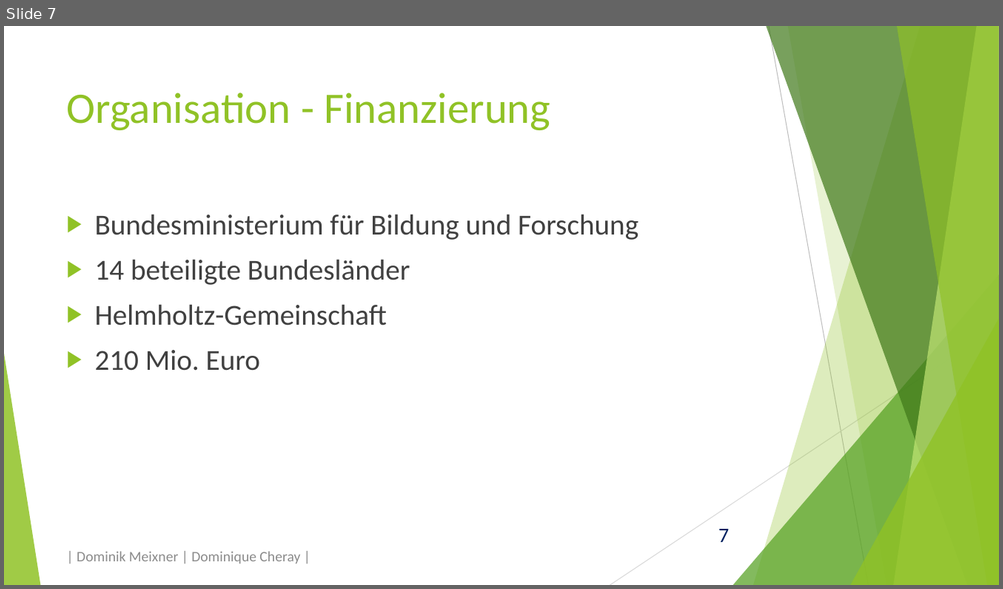
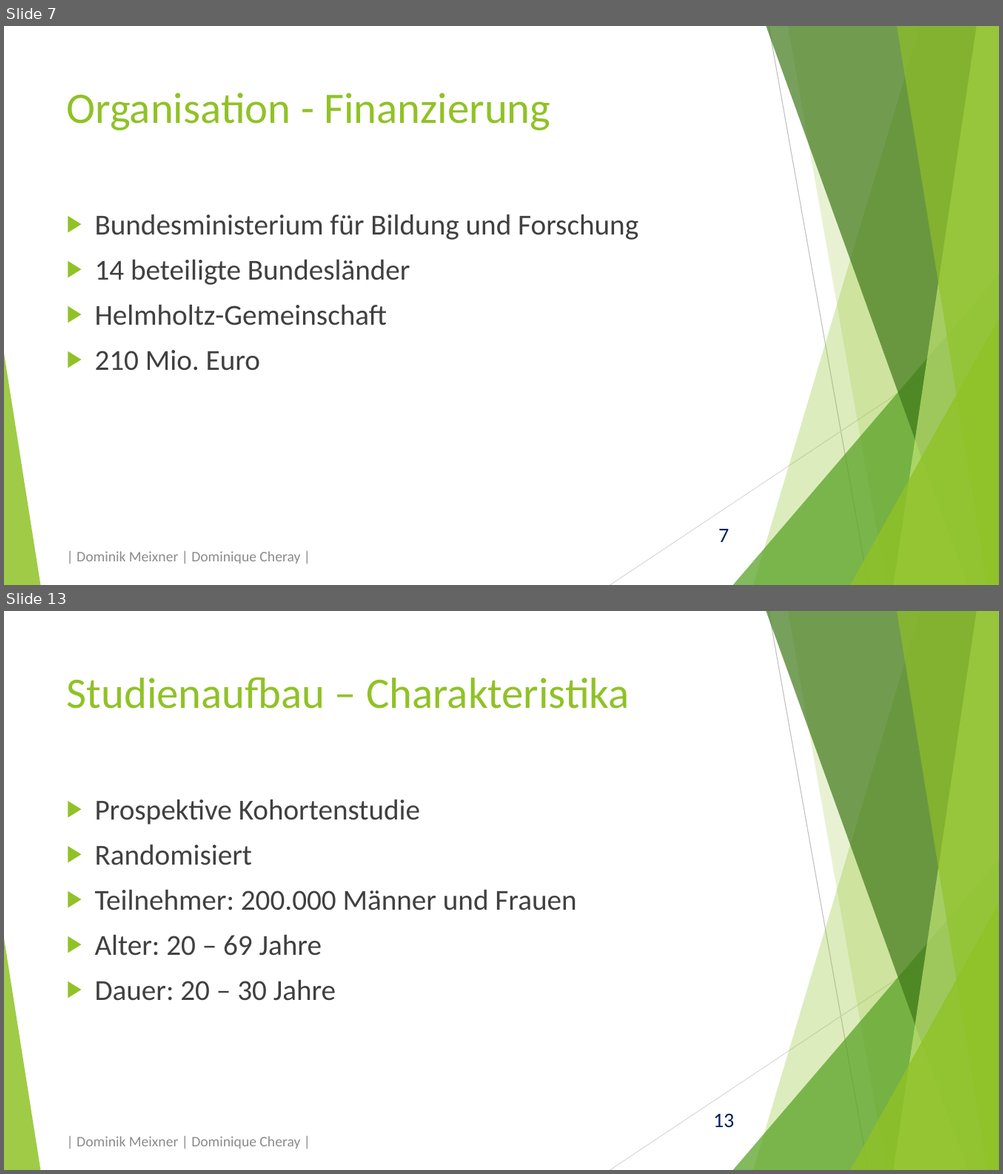
Before and after one commit to domeix/BlaBla, a slide deck: NationaleKohorte/NationaleKohortePraes.pptx. Shown one above the other, each under a label of ours: slide 7 before the commit, slides 7 and 13 after it; the slides between them are not shown. The pictures are 1003x589 and 1003x1174 pixels, drawn with LibreOffice and Linux fonts; fonts in the diff are those of the drawing. Boxes give left, top, right and bottom in pixels: in the first picture for what was removed or moved away, otherwise in the second. Text is boxed around its words. In the diff, an @@ line names an element or a change of style, - is before the commit and + after.

Commit message:
Präsentation Nationale Kohorte ist fertig
Hab die Präsentation fertig gemacht. Sind genau 22 Folien geworden.
Inklusive diverser Titelfolien. Ich dachte das würde mehr werden. Aber
inhaltlich gibt es nichts, was ich noch erwähnenswert finde. Das was man
noch labern könnte, interessiert doch keinen. Oder ist die
Entstehungsgeschichte interessant? Ich finde nicht.

```diff
--- a/NationaleKohorte/NationaleKohortePraes.pptx
+++ b/NationaleKohorte/NationaleKohortePraes.pptx
@@ slide 13 added at (4,611,999,1170), background #FFFFFF; not listed: 11 template elements that a slide beside it also shows @@
@@ title added at (67,677,629,709), 42 pt, text #90C226 @@
+Studienaufbau – Charakteristika
@@ text added at (95,799,576,1001), 28 pt, text #404040 @@
+▶ Prospektive Kohortenstudie
+▶ Randomisiert
+▶ Teilnehmer: 200.000 Männer und Frauen
+▶ Alter: 20 – 69 Jahre
+▶ Dauer: 20 – 30 Jahre
@@ text added at (77,1136,300,1149), 14 pt, text #8C8C8C @@
+| Dominik Meixner | Dominique Cheray |
```
Also in this commit, not shown: 5 slides changed, 14 other slides added, 1 other file.
